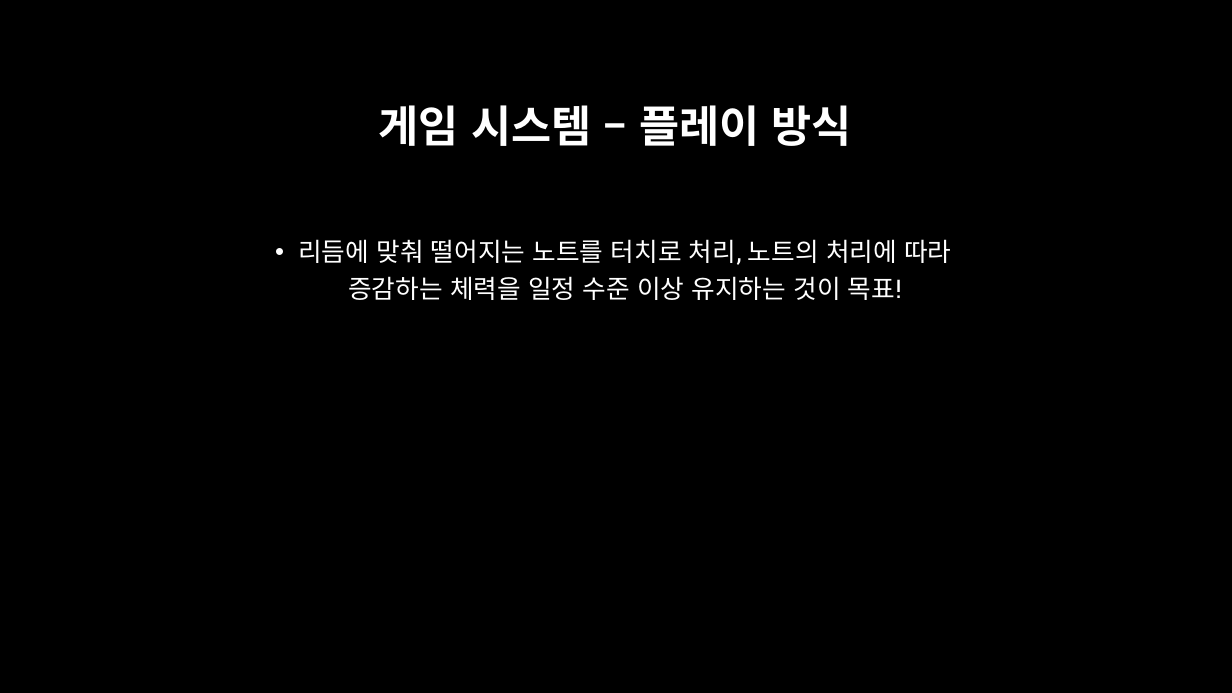
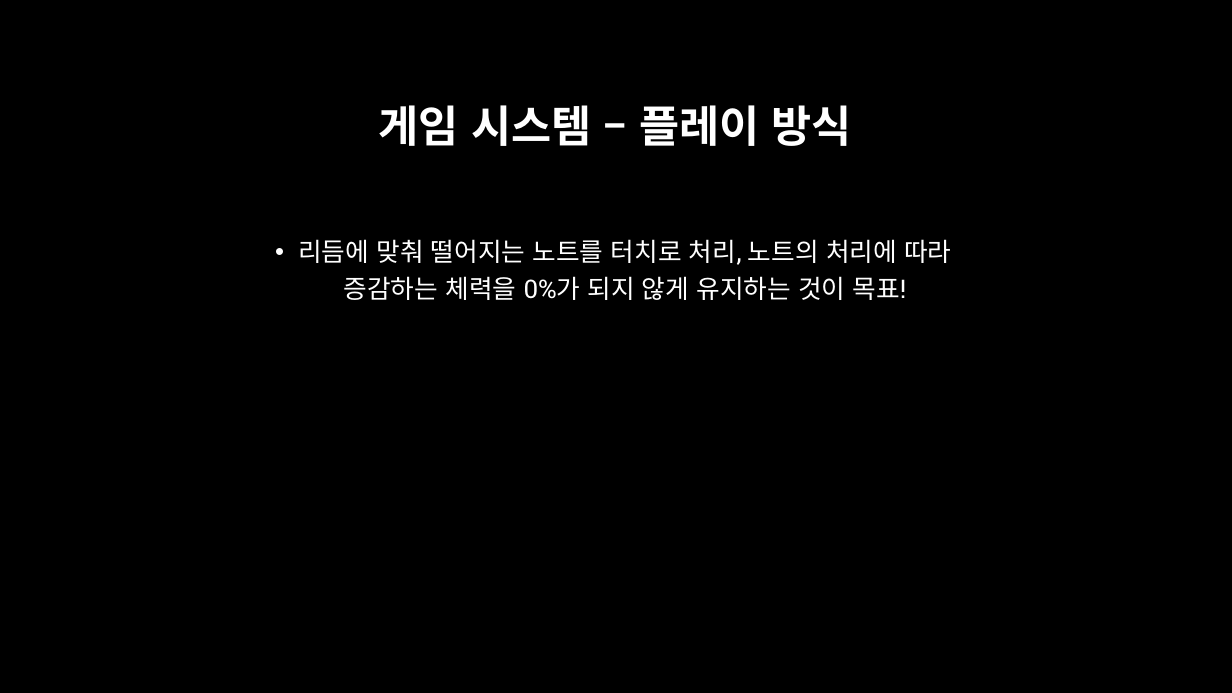
Before and after one commit to Sub-L/CapitalRhythm-Ho-, a slide deck: slide 12 of ds.pptx. Drawn at 1232x693 pixels with LibreOffice and Linux fonts; fonts in the diff are those of the drawing; background and template pictures are left out. Boxes give left, top, right and bottom in pixels: in the first picture for what was removed or moved away, otherwise in the second. Text is boxed around its words. In the diff, an @@ line names an element or a change of style, - is before the commit and + after.

```diff
--- a/ds.pptx
+++ b/ds.pptx
@@ text at bbox=[298, 239, 951, 300]: text changed @@
-• 리듬에 맞춰 떨어지는 노트를 터치로 처리, 노트의 처리에 따라 증감하는 체력을 일정 수준 이상 유지하는 것이 목표!
+• 리듬에 맞춰 떨어지는 노트를 터치로 처리, 노트의 처리에 따라 증감하는 체력을 0%가 되지 않게 유지하는 것이 목표!
```
Also in this commit, not shown: 3 other slides changed, 1 slide removed, 3 other files.
